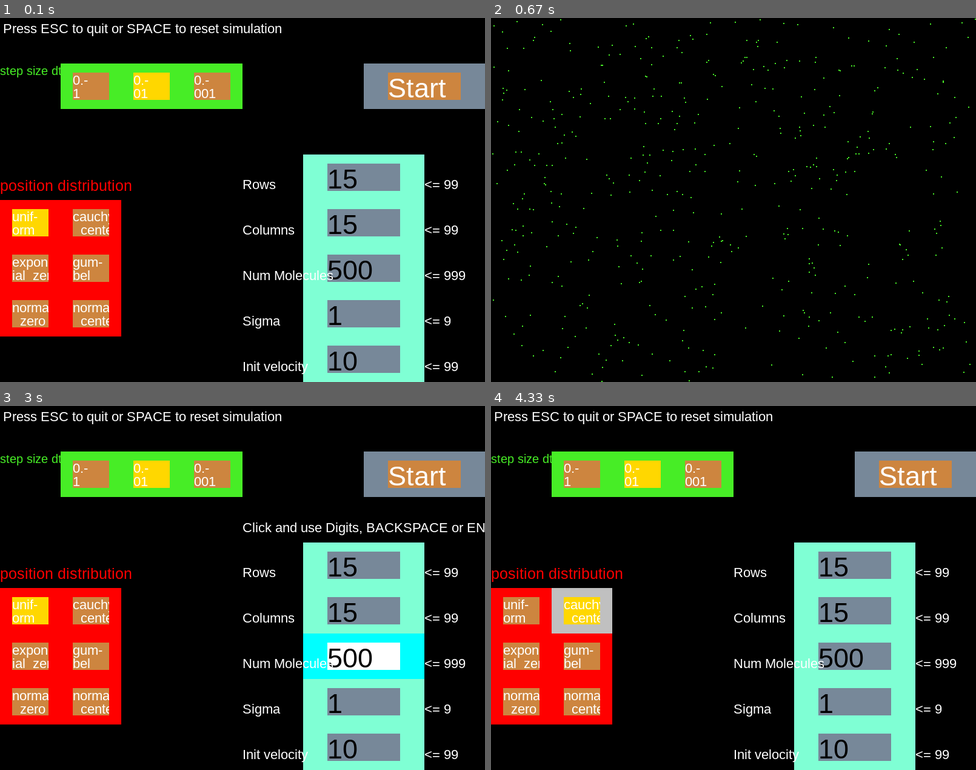
Above: before the commit, frames 1-4 (two rows, left to right).
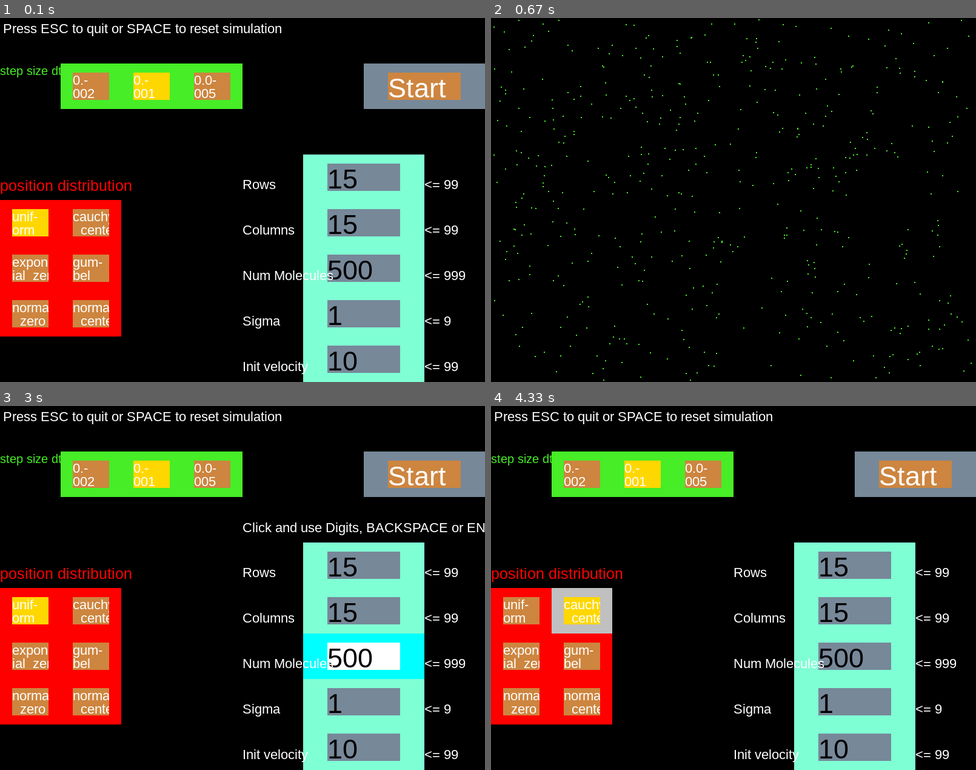
Above: after the commit, the same moments.

Repository: tomtuamnuq/model_and_simulate
Game: pygame game, started from model_and_simulate/main.py
Two runs of this game, one before a commit and one after it. Both use one fixed random seed, a clock stepped at 60 frames per second and the inputs below.
Inputs (mouse positions are in pixels of both pictures, inside the frame that each line leads up to):
- Up to frame 1 (0.1 s): no input
- Up to frame 2 (0.67 s): click (917, 87) at 0.38 s
- Up to frame 3 (3 s): tap Space at 0.83 s; click (421, 715) at 1.22 s; click (300, 620) at 1.55 s; click (368, 646) at 2.88 s
- Up to frame 4 (4.33 s): click (655, 467) at 3.22 s; type "an" at 3.5 s; type "n" at 3.7 s; tap Enter at 3.83 s; click (578, 624) at 4.05 s

The runs differ from the first frame. In frame 1, 0.1% of the frame differs, in the area x 15-45%, y 15-22%; in frame 2, 0.8%, in the area x 0-100%, y 0-100%; in frame 3, 0.1%; in frame 4, 0.1%.

Commit message:
Fix minimum distance between molecules

Diff:
--- a/model_and_simulate/molecular_dynamics/molecule_simulation.py
+++ b/model_and_simulate/molecular_dynamics/molecule_simulation.py
@@ -26,6 +26,7 @@
     """Class for the actual simulation of molecules."""
 
     cut_off_factor = 8  # two times the radius times 4
+    min_distance_factor = 1 / 2  # limits electron-wave overlapping between two molecules
 
     def __init__(
         self,
@@ -50,6 +51,7 @@
         """
         self._molecules = list(range(num_molecules))
         self._sigma = sigma
+        self._min_distance = MoleculeSimulation.min_distance_factor * sigma
         self.r_c = MoleculeSimulation.cut_off_factor * sigma
         self._field = Field(num_rows, num_columns, self.r_c)
         self._num_rows = num_rows
@@ -125,7 +127,7 @@
 
     def _calc_force(self, u: int, v: int, pos_v: np.ndarray) -> None:
         r_uv = pos_v - self._positions[u]
-        r = max(np.linalg.norm(r_uv), self._sigma)
+        r = max(np.linalg.norm(r_uv), self._min_distance)
         if r <= self.r_c:
             force = 24 * (2 * r ** (-13) - r ** (-7)) * r_uv
             self._accelerations[u] += force
@@ -151,5 +153,5 @@
     num_columns: int = 15
     sigma: int = 1
     distribution: str = "uniform"
-    time_step: float = 0.01
+    time_step: float = 0.001
     init_vel_range: tuple[int, int] = -10, 10
--- a/model_and_simulate/molecular_dynamics/molecule_start_screen.py
+++ b/model_and_simulate/molecular_dynamics/molecule_start_screen.py
@@ -24,7 +24,7 @@
                 text=str(v),
                 in_and_active_color=(Color.HGREEN, Color.SILVER),
             ): v
-            for x, v in zip((1, 2, 3), (0.1, 0.01, 0.001))
+            for x, v in zip((1, 2, 3), (0.002, 0.001, 0.0005))
         }
         self.default_button_on(buttons_h, simulation_parameters.time_step)
 
